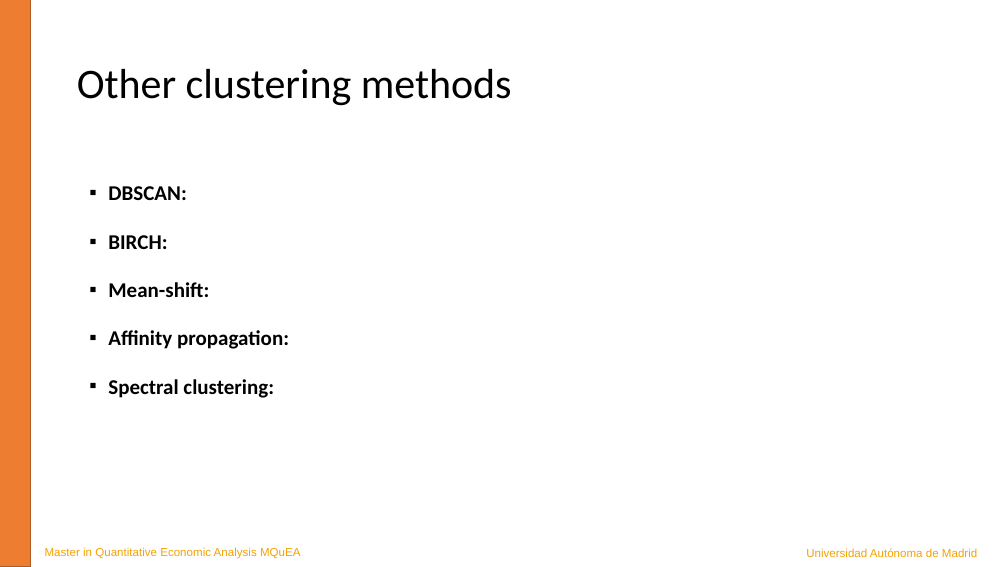
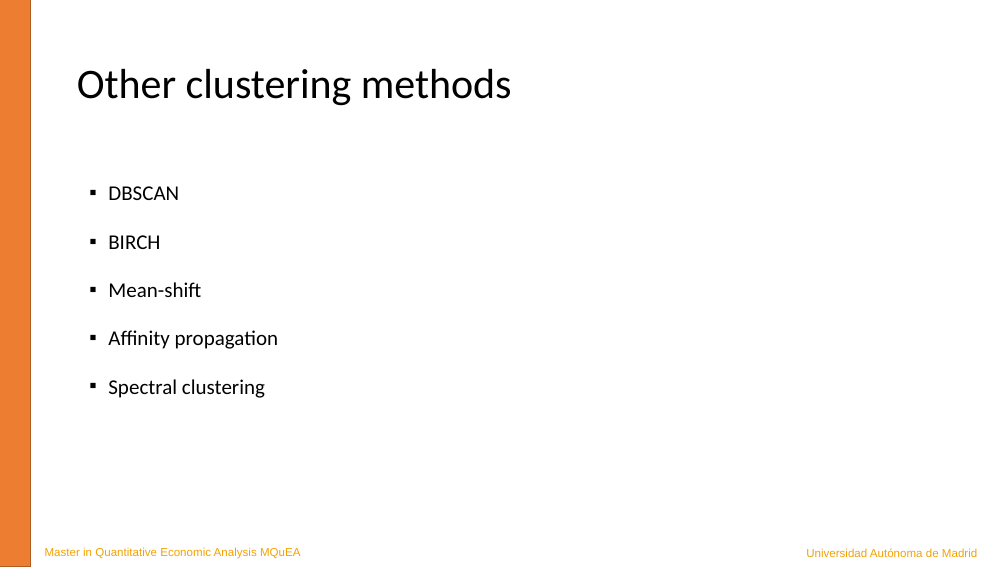
Before and after one commit to JavierBas/IMLEF-MQuEA, a slide deck: slide 17 of Course content/Slides/Topic 8 - Clustering.pptx. Drawn at 1008x567 pixels with LibreOffice and Linux fonts; fonts in the diff are those of the drawing. Boxes give left, top, right and bottom in pixels: in the first picture for what was removed or moved away, otherwise in the second. Text is boxed around its words. In the diff, an @@ line names an element or a change of style, - is before the commit and + after.

```diff
--- a/Course content/Slides/Topic 8 - Clustering.pptx
+++ b/Course content/Slides/Topic 8 - Clustering.pptx
@@ text at <box>108,186,279,398</box>: text changed; bold off @@
-▪ DBSCAN:
-▪ BIRCH:
-▪ Mean-shift:
-▪ Affinity propagation:
-▪ Spectral clustering:
+▪ DBSCAN
+▪ BIRCH
+▪ Mean-shift
+▪ Affinity propagation
+▪ Spectral clustering
```
Also in this commit, not shown: 4 other slides changed.
